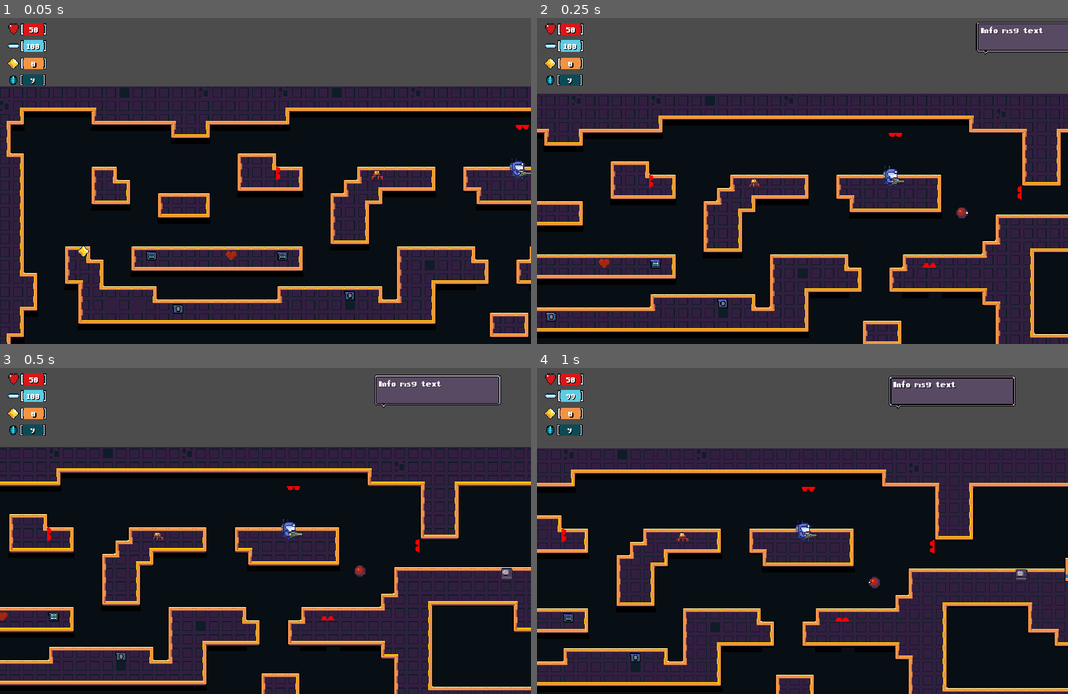
Above: before the commit, frames 1-4 (two rows, left to right).
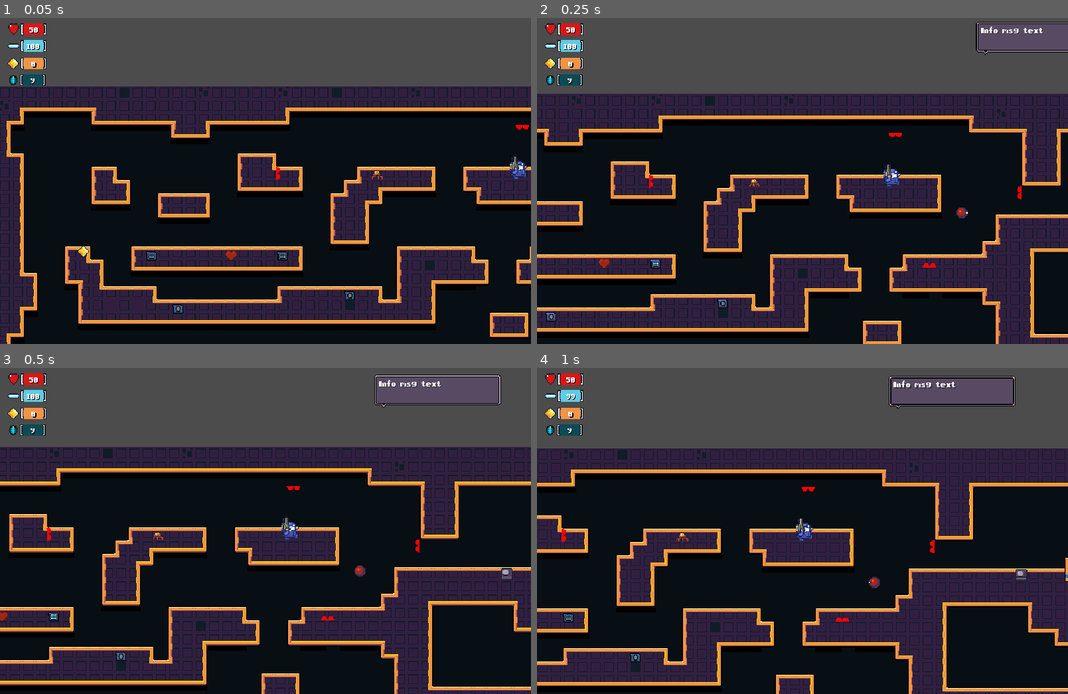
Above: after the commit, the same moments.

Repository: AndyGFX/AGFX_GD3_2DPlatformer_Control
Game: Godot game, scene res://MAIN.tscn
Two runs of this game, one before a commit and one after it. Both use one fixed random seed, a clock stepped at 60 frames per second and the inputs below.
Inputs:
- Up to frame 1 (0.05 s): no input
- Up to frame 2 (0.25 s): no input
- Up to frame 3 (0.5 s): no input
- Up to frame 4 (1 s): tap Enter (ui_accept) at 0.5 s; hold Right (key_right) from 0.53 s (still down); tap W (key_fire) at 0.6 s; tap Space (key_jump) at 0.77 s

The runs differ from the first frame. In frame 1, 0.1% of the frame differs, in the area x 96-100%, y 42-50%; in frame 2, 0.1%, in the area x 65-70%, y 45-52%; in frame 3, 0.1%; in frame 4, 0.1%.

Commit message:
Added anim wallslide to player on this movement

Diff:
--- a/Scripts/Movement/AnimationState.gd
+++ b/Scripts/Movement/AnimationState.gd
@@ -42,7 +42,10 @@
 				animation_state = Globals.eAnimState.IDLE
 	else:
 		if moveControl.velocity.y>0:
-			animation_state = Globals.eAnimState.FALL
+			if moveControl.isOnWall:
+				animation_state = Globals.eAnimState.WALLSLIDE
+			else:
+				animation_state = Globals.eAnimState.FALL
 
 	if moveControl.jumping and moveControl.velocity.y<0:
 		animation_state = Globals.eAnimState.JUMP
@@ -63,6 +66,7 @@
 	if state==Globals.eAnimState.FALL: _anim_name = "Fall"
 	if state==Globals.eAnimState.HURT: _anim_name = "Hurt"
 	if state==Globals.eAnimState.CRUNCH: _anim_name = "Crunch"
+	if state==Globals.eAnimState.WALLSLIDE: _anim_name = "WallSlide"
 	if state==Globals.eAnimState.CRUNCHWALK: _anim_name = "CrunchWalk"
 
 	if current_animation != animation_state:
--- a/gamedata.json
+++ b/gamedata.json
@@ -1 +1 @@
-{"ammo":100,"coins":0,"granade":9,"health":50}
+{"ammo":98,"coins":0,"granade":9,"health":50}
